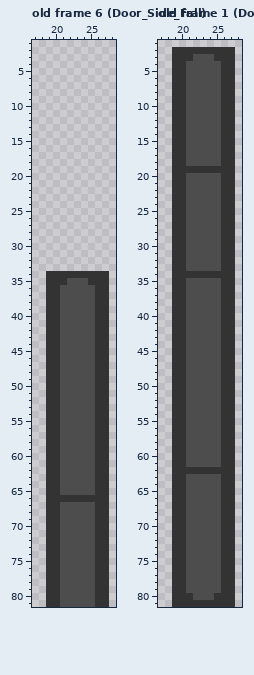
One commit to this pixel-art file: ClientGV/Assets/ArtWork/WhiteBlock/Test_Tile_Door/Door_Side.aseprite. The picture above is the old version.
48x82 pixels, 8 frames. Shown: old frame 6 (Door_Side_Fall): x 17..28, y 1..81; old frame 1 (Door_Side_Fall): x 17..28, y 1..81. The commit also changed other frames, which this record leaves out.
The result:
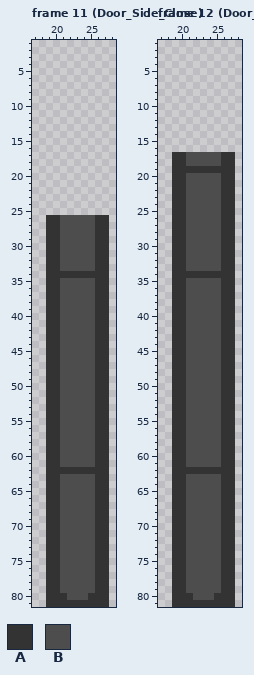
Palette (. is transparent): A #333333  B #4d4d4d
A new or re-ordered frame is compared with the old frame closest to it.
Diff:
frames 8 -> 13
--- frame 11 (Door_Side_Close) is new; against old frame 6 (Door_Side_Fall)
@@ x 17..28 @@
 25 ............
-26 ............
-27 ............
-28 ............
-29 ............
-30 ............
-31 ............
-32 ............
-33 ............
+26 ..AABBBBBAA.
+27 ..AABBBBBAA.
+28 ..AABBBBBAA.
+29 ..AABBBBBAA.
+30 ..AABBBBBAA.
+31 ..AABBBBBAA.
+32 ..AABBBBBAA.
+33 ..AABBBBBAA.
 34 ..AAAAAAAAA.
-35 ..AAABBBAAA.
+35 ..AABBBBBAA.
 36 ..AABBBBBAA.
@@ x 17..28 @@
 61 ..AABBBBBAA.
-62 ..AABBBBBAA.
+62 ..AAAAAAAAA.
 63 ..AABBBBBAA.
@@ x 17..28 @@
 65 ..AABBBBBAA.
-66 ..AAAAAAAAA.
+66 ..AABBBBBAA.
 67 ..AABBBBBAA.
@@ x 17..28 @@
 79 ..AABBBBBAA.
-80 ..AABBBBBAA.
-81 ..AABBBBBAA.
+80 ..AAABBBAAA.
+81 ..AAAAAAAAA.
--- frame 12 (Door_Side_Close) is new; against old frame 1 (Door_Side_Fall)
@@ x 17..28 @@
  1 ............
- 2 ..AAAAAAAAA.
- 3 ..AAABBBAAA.
- 4 ..AABBBBBAA.
- 5 ..AABBBBBAA.
- 6 ..AABBBBBAA.
- 7 ..AABBBBBAA.
- 8 ..AABBBBBAA.
- 9 ..AABBBBBAA.
-10 ..AABBBBBAA.
-11 ..AABBBBBAA.
-12 ..AABBBBBAA.
-13 ..AABBBBBAA.
-14 ..AABBBBBAA.
-15 ..AABBBBBAA.
-16 ..AABBBBBAA.
+ 2 ............
+ 3 ............
+ 4 ............
+ 5 ............
+ 6 ............
+ 7 ............
+ 8 ............
+ 9 ............
+10 ............
+11 ............
+12 ............
+13 ............
+14 ............
+15 ............
+16 ............
 17 ..AABBBBBAA.
Pixel boxes of the changes (left, top, right, bottom) in both pictures:
changed: (46, 215, 109, 285)
changed: (60, 467, 95, 502)
changed: (60, 593, 95, 607)
erased: (172, 47, 235, 152)
